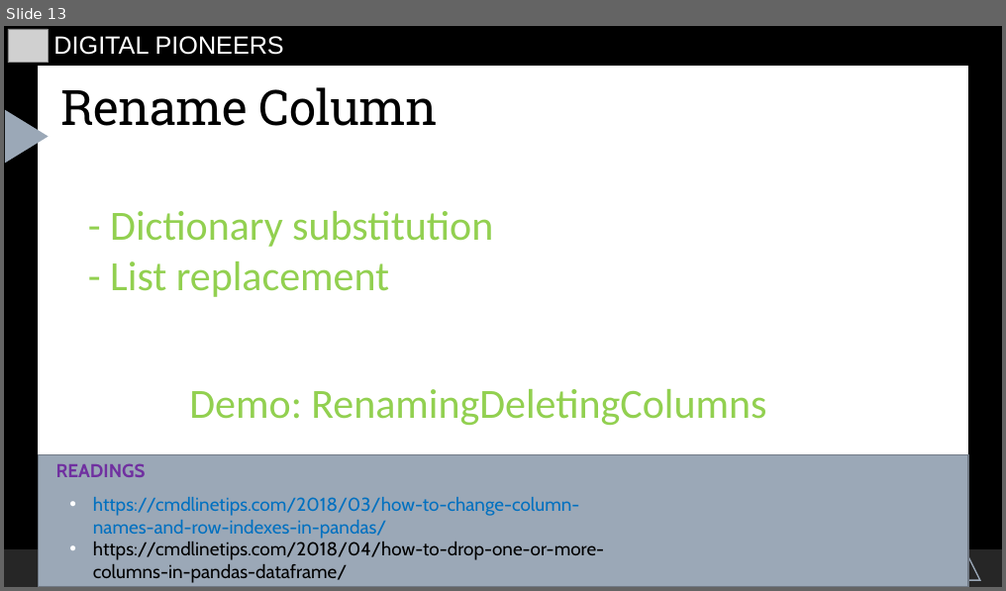
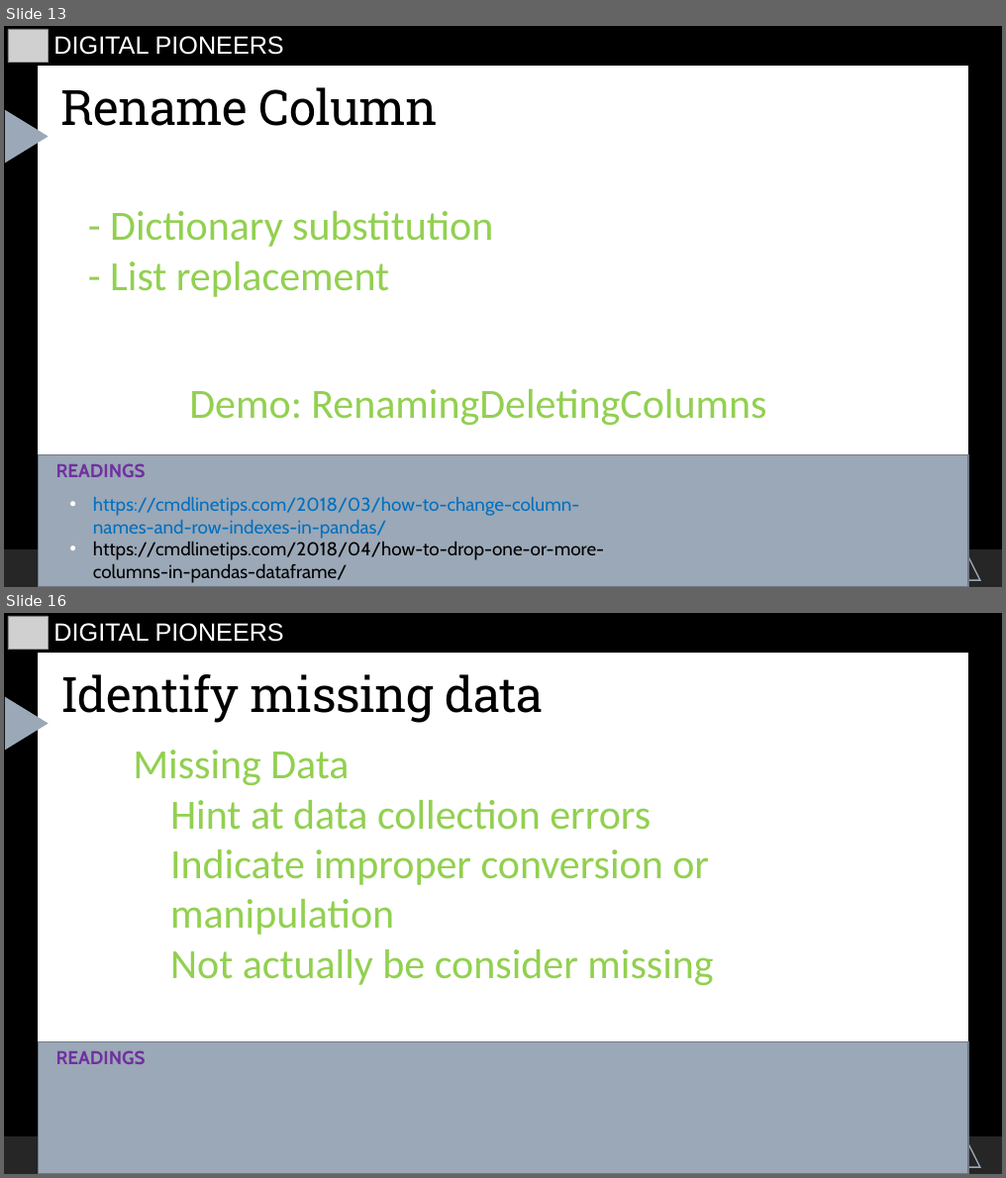
Before and after one commit to starswish2100/pythoninfinance, a slide deck: Introduction/hewei-material/5.Handling_Spreadsheets/HandlingSpreadsheets.odp. Shown one above the other, each under a label of ours: slide 13 before the commit, slides 13 and 16 after it; the slides between them are not shown. The pictures are 1006x591 and 1006x1178 pixels, drawn with LibreOffice and Linux fonts; fonts in the diff are those of the drawing; grey boxes stand for pictures. Boxes give left, top, right and bottom in pixels: in the first picture for what was removed or moved away, otherwise in the second. Text is boxed around its words. In the diff, an @@ line names an element or a change of style, - is before the commit and + after.

```diff
--- a/Introduction/hewei-material/5.Handling_Spreadsheets/HandlingSpreadsheets.odp
+++ b/Introduction/hewei-material/5.Handling_Spreadsheets/HandlingSpreadsheets.odp
@@ slide 16 added at <box>4,613,1002,1174</box>, background #000000; not listed: 5 template elements that a slide beside it also shows @@
@@ picture added at <box>8,616,49,650</box> @@
@@ text added at <box>54,623,284,642</box>, 24 pt, text #FFFFFF @@
+DIGITAL PIONEERS
@@ title added at <box>60,674,544,723</box>, 47 pt, text #000000 @@
+Identify missing data
@@ text added at <box>133,750,713,985</box>, 40 pt, text #92D050 @@
+– Missing Data
+  – Hint at data collection errors
+  – Indicate improper conversion or manipulation
+  – Not actually be consider missing
@@ freeform shape added at <box>38,1042,968,1174</box>, fill #9BA8B7, outline #717A86 1.25 pt @@
@@ text added at <box>56,1051,146,1064</box>, 18 pt, text #7030A0, bold @@
+READINGS
```
Also in this commit, not shown: 7 other slides added, 4 other files.
